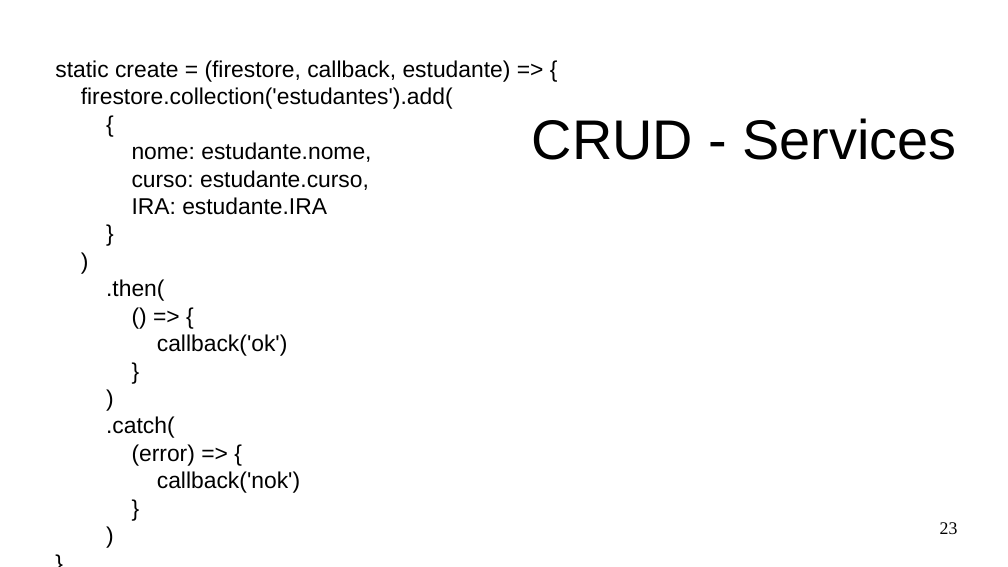
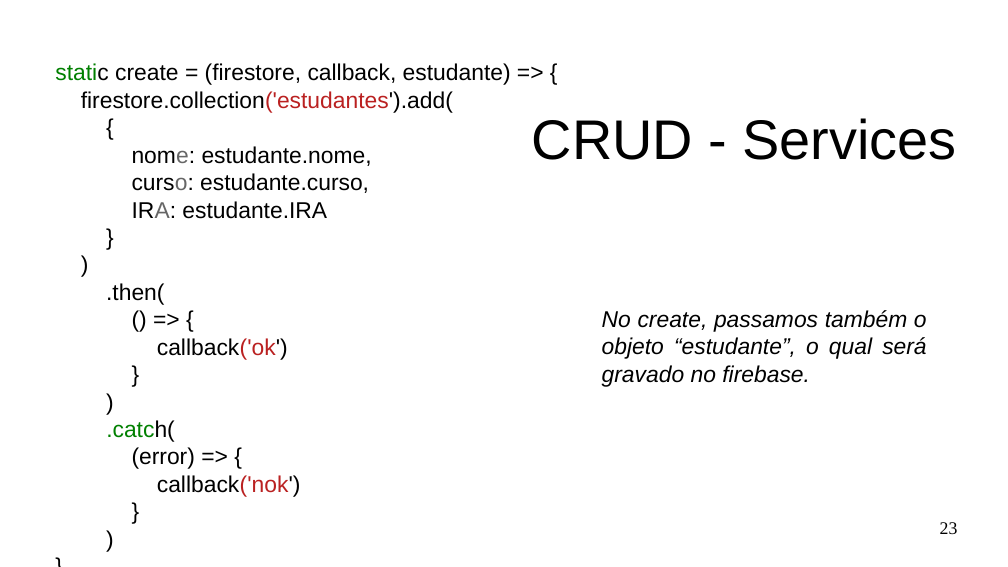
Before and after one commit to Marques-Dev/WEB_2020-1, a slide deck: slide 23 of SLIDES/aula07-crud-firebase.odp. Drawn at 1008x567 pixels with LibreOffice and Linux fonts; fonts in the diff are those of the drawing. Boxes give left, top, right and bottom in pixels: in the first picture for what was removed or moved away, otherwise in the second. Text is boxed around its words. In the diff, an @@ line names an element or a change of style, - is before the commit and + after.

Commit message:
slides crud tudo

```diff
--- a/SLIDES/aula07-crud-firebase.odp
+++ b/SLIDES/aula07-crud-firebase.odp
@@ text at bbox=[55, 63, 511, 497]: text colour #000000 to #008000 in "static", ".catch("; text colour #000000 to #BA2121 in "firestore.collection('estudantes').add(", "callback('ok')", "callback('nok')"; text colour #000000 to #666666 in "nome:", "curso:", "IRA:" @@
@@ text added at bbox=[602, 310, 927, 387], 18 pt, text #000000, italic @@
+No create, passamos também o objeto “estudante”, o qual será gravado no firebase.
```
Also in this commit, not shown: 14 other slides changed, 10 slides added, 4 other files.
